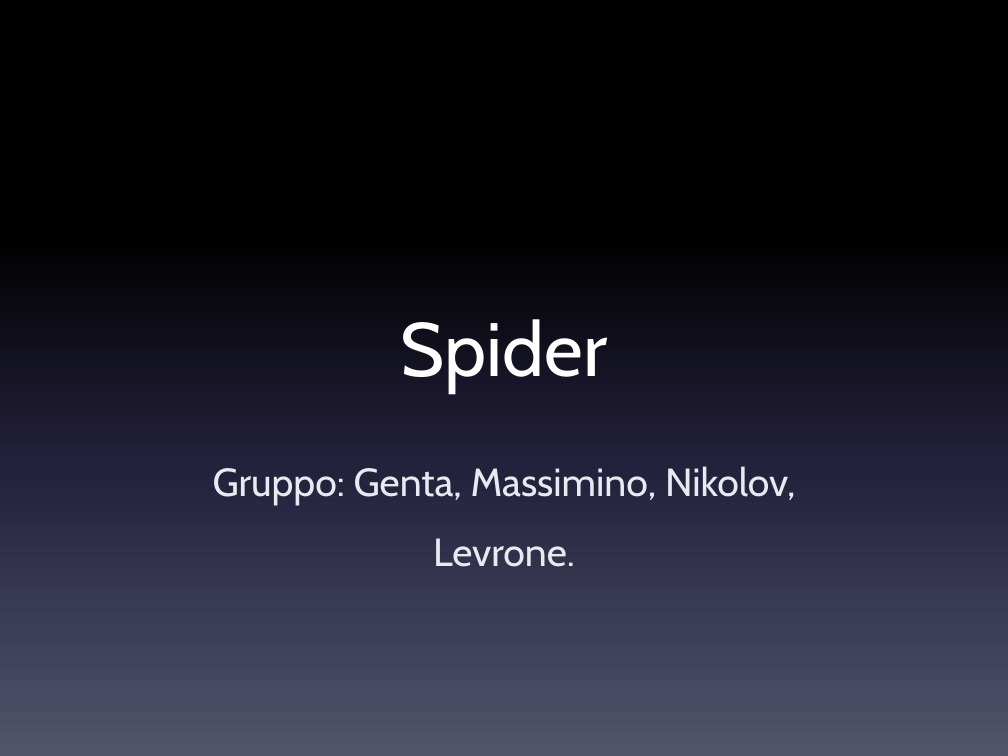
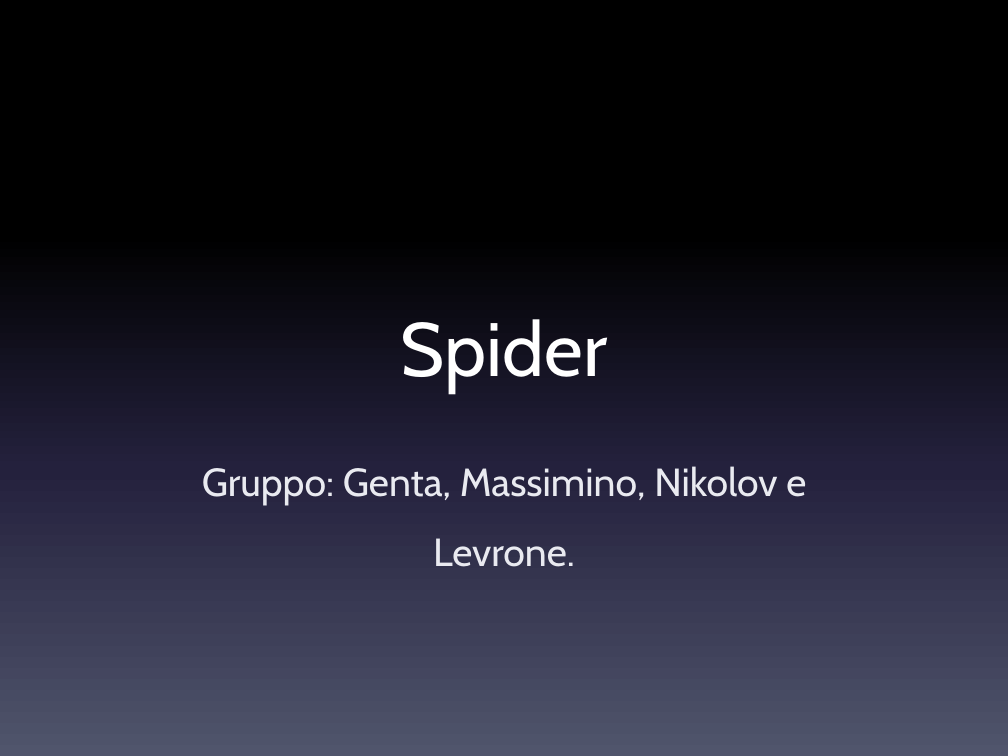
Before and after one commit to danielegenta/ProjectTPSI_Spider, a slide deck: slide 1 of Presentazione_Spider.pptx. Drawn at 1008x756 pixels with LibreOffice and Linux fonts; fonts in the diff are those of the drawing. Boxes give left, top, right and bottom in pixels: in the first picture for what was removed or moved away, otherwise in the second. Text is boxed around its words. In the diff, an @@ line names an element or a change of style, - is before the commit and + after.

```diff
--- a/Presentazione_Spider.pptx
+++ b/Presentazione_Spider.pptx
@@ subtitle at <box>202,466,806,567</box>: text changed @@
-Gruppo: Genta, Massimino, Nikolov, Levrone.
+Gruppo: Genta, Massimino, Nikolov e Levrone.
```
Also in this commit, not shown: 9 other slides changed, 8 other files.
